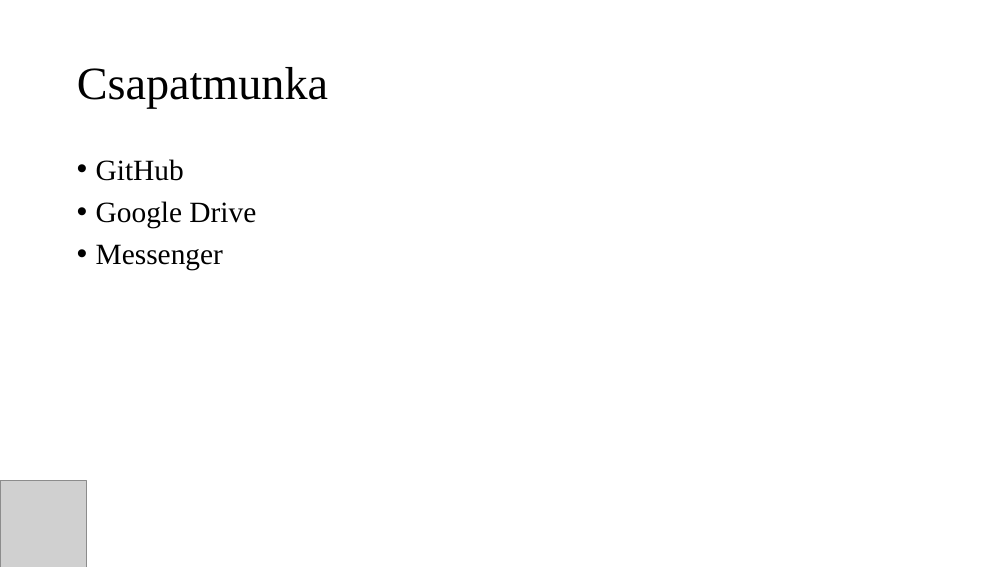
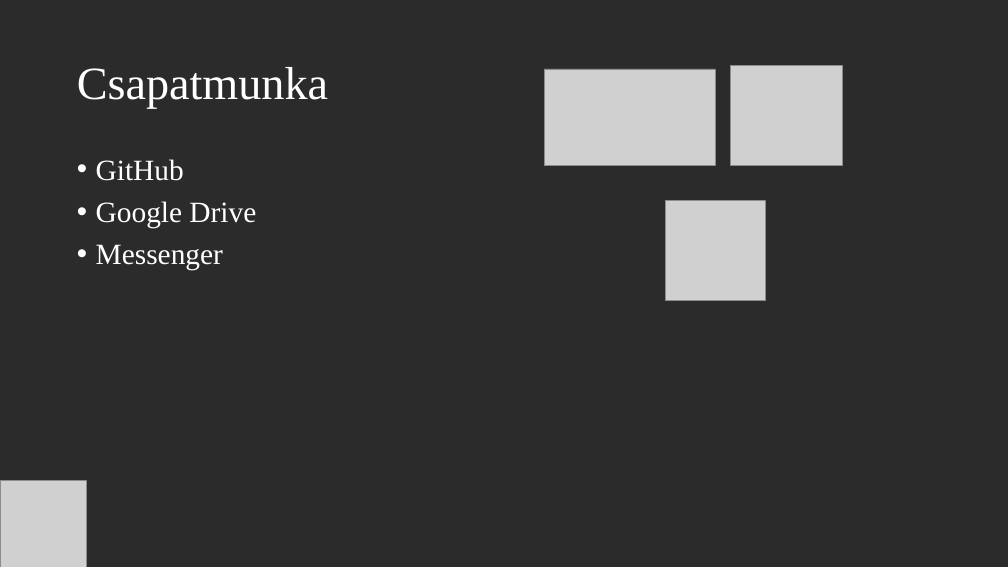
Before and after one commit to ZsigoRobert0/13_S2_3_vizsgaremek, a slide deck: slide 11 of Dokumentáció/StockMaster_Prezentacio.pptx. Drawn at 1008x567 pixels with LibreOffice and Linux fonts; fonts in the diff are those of the drawing; grey boxes stand for pictures; background and template pictures are left out; a plain dark background stands for a picture behind light text. Boxes give left, top, right and bottom in pixels: in the first picture for what was removed or moved away, otherwise in the second. Text is boxed around its words. In the diff, an @@ line names an element or a change of style, - is before the commit and + after.

```diff
--- a/Dokumentáció/StockMaster_Prezentacio.pptx
+++ b/Dokumentáció/StockMaster_Prezentacio.pptx
@@ background #FFFFFF to picture (left out) @@
@@ title "Csapatmunka" at box(77, 67, 328, 109): text colour #000000 to #FFFFFF @@
@@ picture added at box(544, 69, 715, 166) @@
@@ picture added at box(730, 66, 842, 166) @@
@@ text "GitHub" at box(96, 159, 256, 270): text colour #000000 to #FFFFFF @@
@@ picture added at box(665, 201, 765, 301) @@
```
Also in this commit, not shown: 10 other slides changed, 2 slides added, 2 slides removed.
